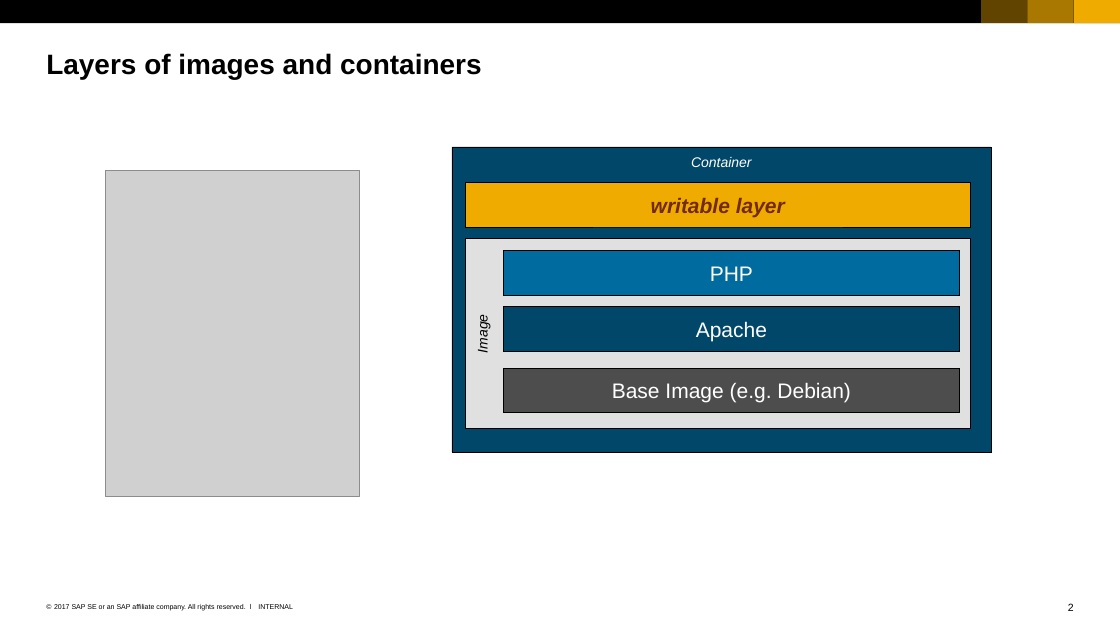
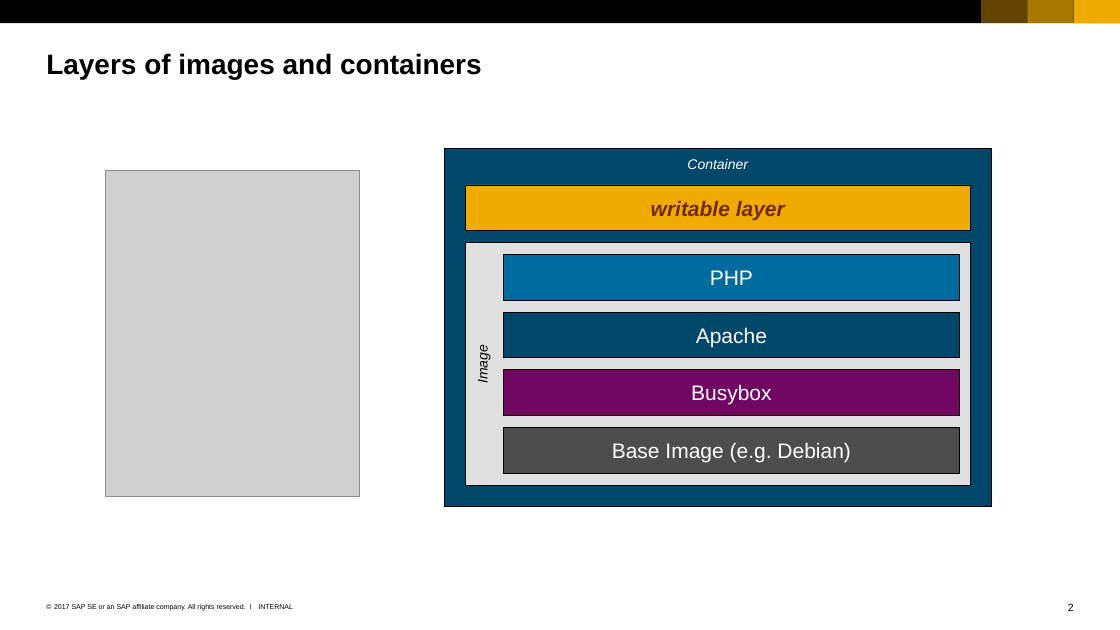
Before and after one commit to cuijiyao01/docker-k8s-training, a slide deck: slide 2 of docker/03_Images.pptx. Drawn at 1120x630 pixels with LibreOffice and Linux fonts; fonts in the diff are those of the drawing; grey boxes stand for pictures. Boxes give left, top, right and bottom in pixels: in the first picture for what was removed or moved away, otherwise in the second. Text is boxed around its words. In the diff, an @@ line names an element or a change of style, - is before the commit and + after.

Commit message:
Added a slide about shared image layers.

```diff
--- a/docker/03_Images.pptx
+++ b/docker/03_Images.pptx
@@ rectangle "Container": place and size @@
-rectangle "Container" at <box>452,147,991,452</box>
+rectangle "Container" at <box>445,149,991,506</box>
@@ rectangle "Image": place and size @@
-rectangle "Image" at <box>465,238,970,428</box>
+rectangle "Image" at <box>465,243,970,485</box>
@@ rectangle "PHP": place and size @@
-rectangle "PHP" at <box>503,250,960,295</box>
+rectangle "PHP" at <box>503,254,960,300</box>
@@ rectangle "Apache": place and size @@
-rectangle "Apache" at <box>503,306,960,351</box>
+rectangle "Apache" at <box>503,312,960,358</box>
@@ rectangle added at <box>503,369,960,415</box>, fill #710761, outline #000000 0.5 pt, 18 pt, text #FFFFFF @@
+Busybox
@@ rectangle "Base Image (e.g. Debian)": place and size @@
-rectangle "Base Image (e.g. Debian)" at <box>503,368,960,412</box>
+rectangle "Base Image (e.g. Debian)" at <box>503,427,960,473</box>
```
Also in this commit, not shown: 1 slide added.
